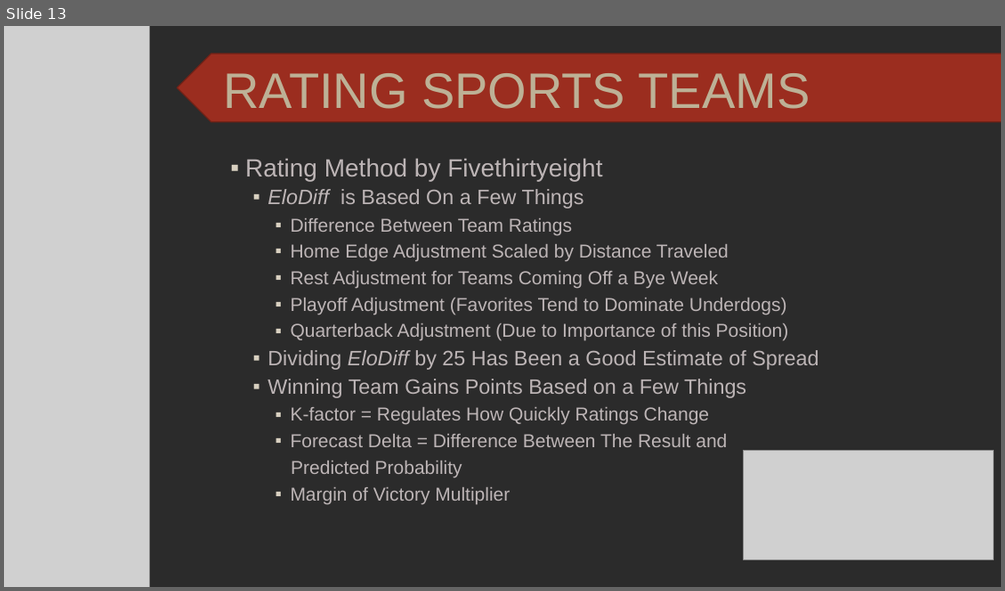
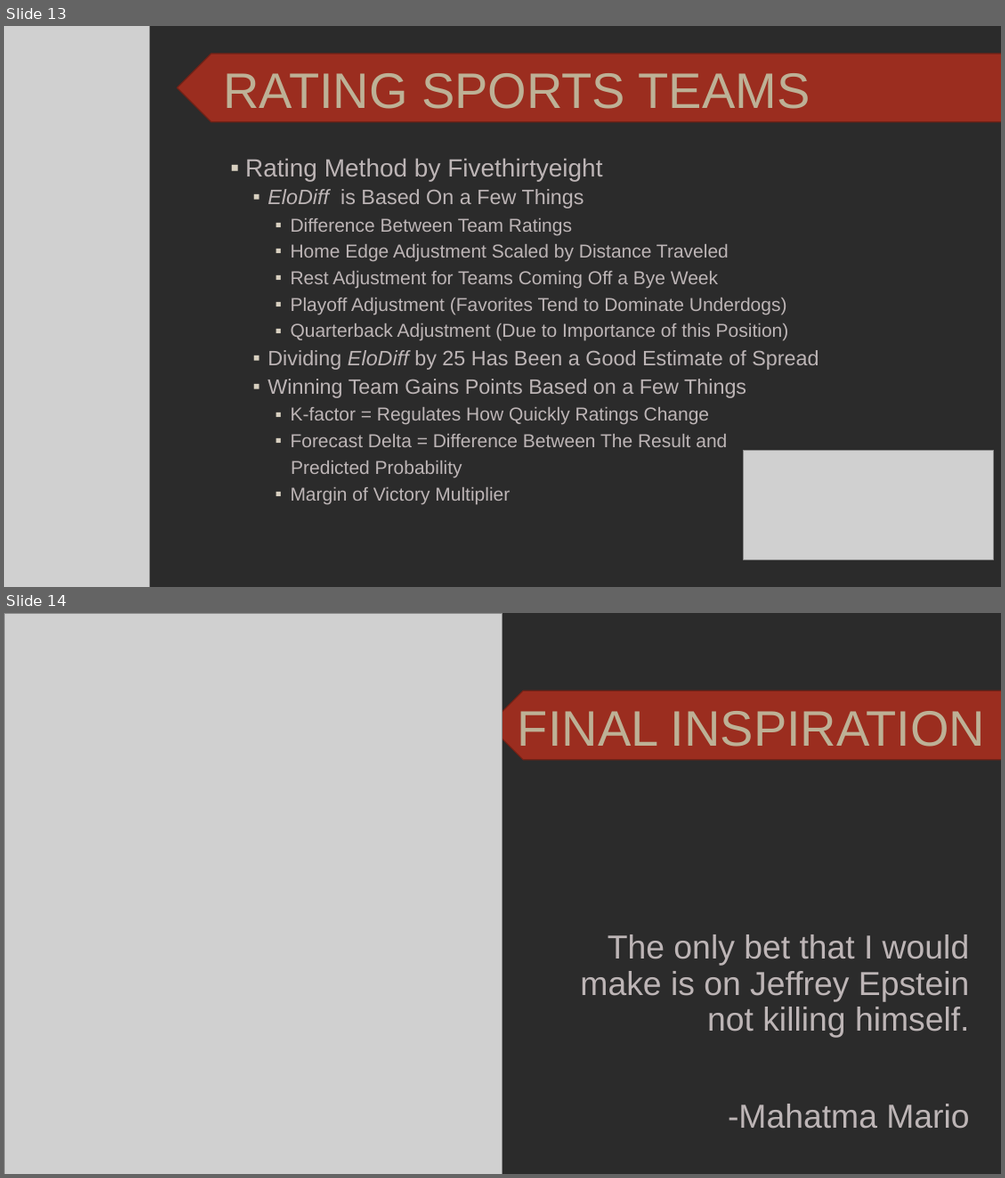
Before and after one commit to SuperMarioGiacomazzo/STOR390_WEBSITE, a slide deck: Slides/Gambling 2/Gambling_2_Lecture.pptx. Shown one above the other, each under a label of ours: slide 13 before the commit, slides 13 and 14 after it. The pictures are 1005x591 and 1005x1178 pixels, drawn with LibreOffice and Linux fonts; fonts in the diff are those of the drawing; grey boxes stand for pictures; background and template pictures are left out; a plain dark background stands for a picture behind light text. Boxes give left, top, right and bottom in pixels: in the first picture for what was removed or moved away, otherwise in the second. Text is boxed around its words. In the diff, an @@ line names an element or a change of style, - is before the commit and + after.

```diff
--- a/Slides/Gambling 2/Gambling_2_Lecture.pptx
+++ b/Slides/Gambling 2/Gambling_2_Lecture.pptx
@@ slide 14 added at box(4, 613, 1001, 1174), background picture (left out) @@
@@ picture added at box(4, 613, 502, 1174) @@
@@ chevron added at box(488, 690, 1001, 760), fill #9B2D1F, outline #732117 1 pt @@
@@ title added at box(518, 711, 985, 747), 48 pt, text #BDB196 @@
+FINAL INSPIRATION
@@ text added at box(580, 934, 970, 1128), 32 pt, text #BDB5B6 @@
+The only bet that I would make is on Jeffrey Epstein not killing himself.
+-Mahatma Mario
```
Also in this commit, not shown: 1 slide removed, 1 other file.
